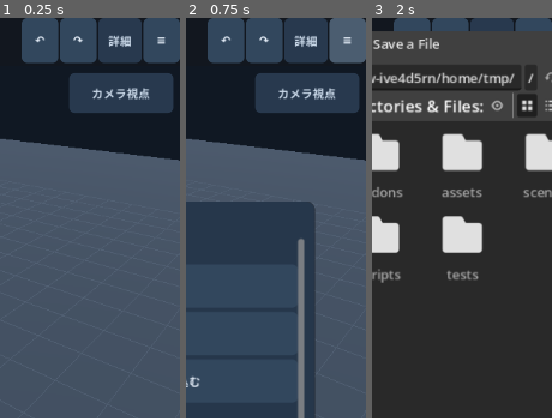
Above: before the commit, frames 1-3 (left to right).
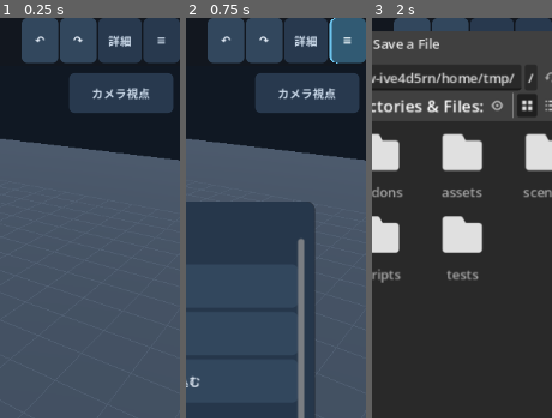
Above: after the commit, the same moments.

Repository: shejklgaia-png/movie_creater
Game: Godot game, scene res://scenes/editor.tscn
The game is run twice, just before and just after one commit, with the same random seed, the same clock (stepped at 60 frames per second) and the same inputs.
Inputs:
- Up to frame 1 (0.25 s): no input
- Up to frame 2 (0.75 s): click "≡" at 0.5 s
- Up to frame 3 (2 s): click "Godot再生データ出力" at 1.25 s
The pictures show only the part of the screen within x 50-100%, y 0-50%; the shares and areas given below are measured in that part.

The runs differ from the first frame. In frame 1, less than 0.1% of the frame differs, in the area x 87-92%, y 4-7%; in frame 2, 2.1%, in the area x 79-100%, y 0-12%; in frame 3, less than 0.1%.

Commit message:
feat(ui): show file-menu open state in header and unify recording button idle style

Diff:
--- a/scripts/editor.gd
+++ b/scripts/editor.gd
@@ -59,6 +59,7 @@
 var bb_file_dialog: FileDialog
 var project_file_dialog: FileDialog
 var file_menu: PopupPanel
+var file_menu_button: Button
 var confirm_new: ConfirmationDialog
 var confirm_delete: ConfirmationDialog
 var duration_dialog: ConfirmationDialog
@@ -180,10 +181,12 @@
     workspace_button.toggle_mode = true
     workspace_button.add_theme_font_size_override("font_size", 13)
     workspace_button.tooltip_text = "基本編集と関節・キーフレームの詳細編集を切り替え"
-    var file_button := _make_button(header, "≡", _open_file_menu)
-    file_button.name = "FileMenuButton"
-    file_button.custom_minimum_size = Vector2(44, 48)
-    file_button.tooltip_text = "ファイル・保存・読み込み"
+    file_menu_button = _make_button(header, "≡", _open_file_menu)
+    file_menu_button.name = "FileMenuButton"
+    file_menu_button.toggle_mode = true
+    file_menu_button.custom_minimum_size = Vector2(44, 48)
+    file_menu_button.tooltip_text = "ファイル・保存・読み込み"
+    _ui_paint_button(file_menu_button, "tool", false)
 
     preview_panel = Control.new()
     preview_panel.size_flags_vertical = Control.SIZE_EXPAND_FILL
@@ -397,6 +400,7 @@
     motion_button.tooltip_text = "読み込んだモデルのアニメーションをタイムラインに追加"
     pose_record_button = _category_action(motion_row, "◆ポーズOFF", _toggle_pose_record)
     pose_record_button.toggle_mode = true
+    _ui_paint_button(pose_record_button, "tool", false)
     pose_record_button.tooltip_text = "ON: 選択関節の操作を現在時刻にキーフレーム記録"
     var animation_hint := Label.new()
     animation_hint.text = "バーをタップして再生範囲・使用関節を編集"
@@ -513,6 +517,7 @@
 func _build_file_menu() -> void:
     file_menu = PopupPanel.new()
     file_menu.add_theme_stylebox_override("panel", _ui_box(Color("#26374b"), 10, 12.0))
+    file_menu.popup_hide.connect(func(): _ui_set_file_menu_active(false))
     add_child(file_menu)
     var shell := VBoxContainer.new()
     shell.add_theme_constant_override("separation", 7)
@@ -586,9 +591,15 @@
     duration_dialog.confirmed.connect(func(): _set_project_duration(duration_input.value))
     add_child(duration_dialog)
 
+func _ui_set_file_menu_active(active: bool) -> void:
+    if file_menu_button != null:
+        file_menu_button.set_pressed_no_signal(active)
+        _ui_paint_button(file_menu_button, "tool", active)
+
 func _open_file_menu() -> void:
     var available_height := maxi(440, int(get_viewport_rect().size.y) - 40)
     file_menu.popup_centered(Vector2i(310, mini(520, available_height)))
+    _ui_set_file_menu_active(true)
 
 func _show_duration_dialog() -> void:
     duration_input.set_value_no_signal(DURATION)
